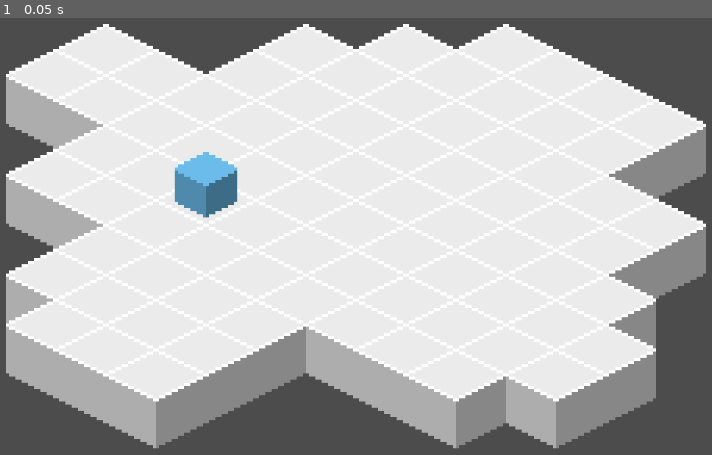
Above: before the commit, frame 1.
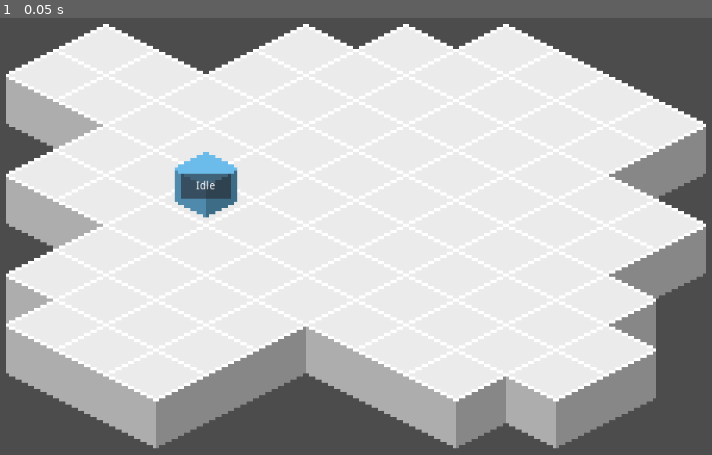
Above: after the commit, the same moment.

Repository: jaytav/godot-test-1
Game: Godot game, scene res://src/scenes/Main.tscn
Same seed, same stepped clock (60 frames per second), same inputs: the game is played once before the commit and once after it.
Inputs:
- Up to frame 1 (0.05 s): no input

The runs differ from the first frame. In frame 1, 0.4% of the frame differs, in the area x 25-33%, y 35-42%.

Commit message:
Create StateMachineDebug

Diff:
--- a/src/entity/Entity.tscn
+++ b/src/entity/Entity.tscn
@@ -12,4 +12,34 @@
 position = Vector2( 0, -8 )
 texture = ExtResource( 1 )
 
+[node name="StateMachineDebug" type="Control" parent="."]
+margin_left = -8.0
+margin_top = -8.0
+margin_right = 8.0
+__meta__ = {
+"_edit_group_": true,
+"_edit_use_anchors_": false
+}
+
+[node name="Panel" type="Panel" parent="StateMachineDebug"]
+modulate = Color( 1, 1, 1, 0.588235 )
+margin_right = 16.0
+margin_bottom = 8.0
+__meta__ = {
+"_edit_use_anchors_": false
+}
+
+[node name="Label" type="Label" parent="StateMachineDebug"]
+margin_right = 64.0
+margin_bottom = 32.0
+rect_scale = Vector2( 0.25, 0.25 )
+text = "State"
+align = 1
+valign = 1
+autowrap = true
+clip_text = true
+__meta__ = {
+"_edit_use_anchors_": false
+}
+
 [connection signal="transitioned" from="StateMachine" to="StateMachine" method="_on_StateMachine_transitioned"]
--- a/src/entity/player/Player.tscn
+++ b/src/entity/player/Player.tscn
@@ -6,6 +6,7 @@
 [node name="Player" instance=ExtResource( 1 )]
 
 [node name="StateMachine" parent="." index="0"]
+_debug = true
 _initial_state = NodePath("Idle")
 
 [node name="Idle" type="Node" parent="StateMachine" index="0"]
--- a/src/entity/state_machine/state_machine.gd
+++ b/src/entity/state_machine/state_machine.gd
@@ -3,13 +3,17 @@
 
 signal transitioned(from_state, to_state)
 
+export var _debug: bool
 export var _initial_state: NodePath
 
 var _state
-
+var _state_machine_debug_label: Label
 
 func _ready():
 	assert(!_initial_state.is_empty(), "%s _intitial_state must be set" % owner.name)
+
+	owner.get_node("StateMachineDebug").visible = _debug
+	_state_machine_debug_label = owner.get_node("StateMachineDebug/Label")
 
 	_state = get_node(_initial_state)
 	_state.enter()
@@ -47,3 +51,5 @@
 		print("%s transitioned to %s" % [owner.name, to_state.name])
 	else:
 		print("%s transitioned from %s to %s" % [owner.name, from_state.name, to_state.name])
+
+	_state_machine_debug_label.text = to_state.name
